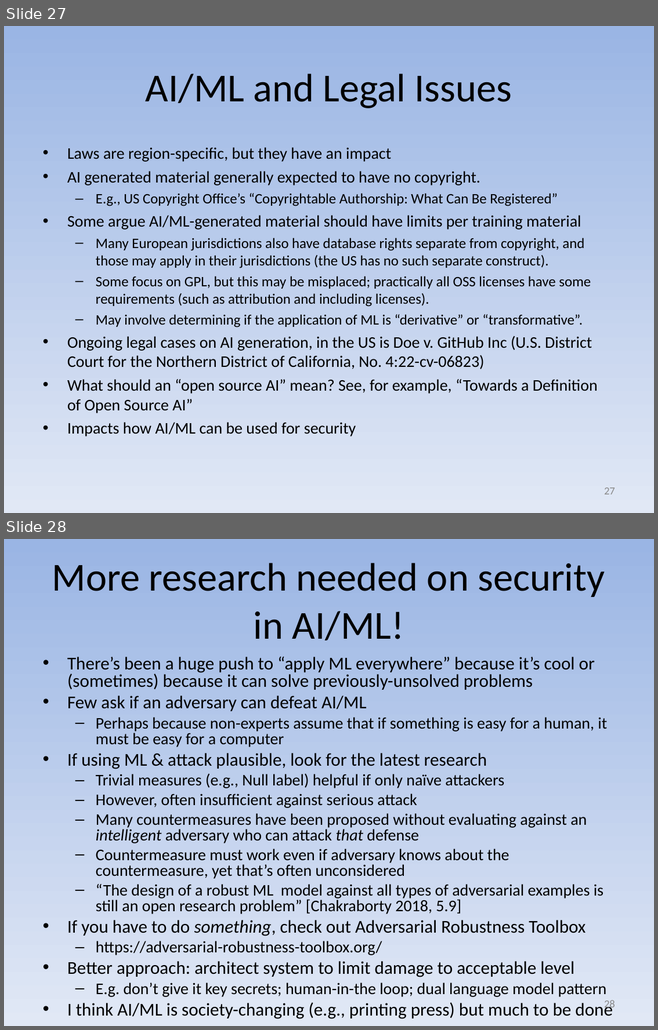
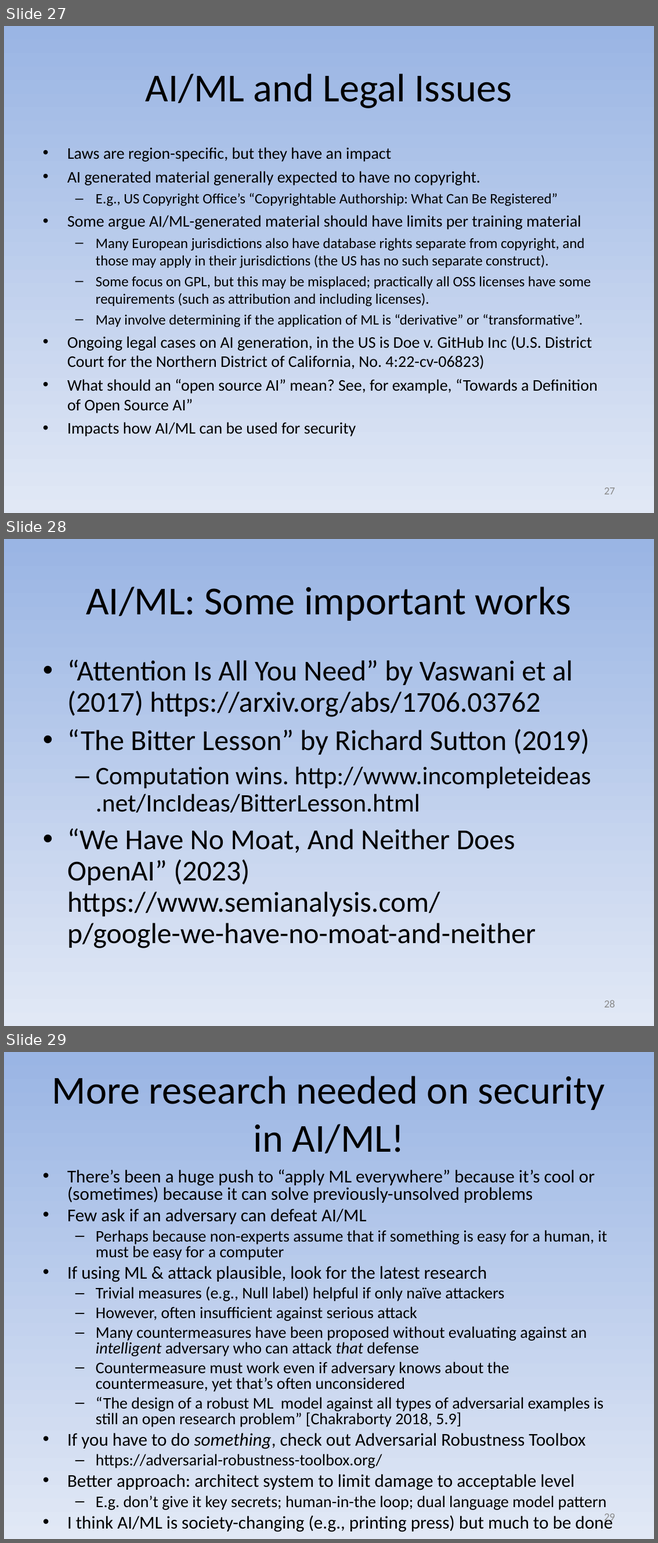
Before and after one commit to david-a-wheeler/david-a-wheeler.github.io, a slide deck: secure-class/presentations/AI-ML-Security.ppt. Shown one above the other, each under a label of ours: slides 27 and 28 before the commit, slides 27, 28 and 29 after it. The pictures are 658x1030 and 658x1543 pixels, drawn with LibreOffice and Linux fonts; fonts in the diff are those of the drawing. Boxes give left, top, right and bottom in pixels: in the first picture for what was removed or moved away, otherwise in the second. Text is boxed around its words. In the diff, an @@ line names an element or a change of style, - is before the commit and + after.

Commit message:
AI/ML slides: Add bitter lesson, no moat

```diff
--- a/secure-class/presentations/AI-ML-Security.ppt
+++ b/secure-class/presentations/AI-ML-Security.ppt
@@ slide 28 added at <box>4,539,654,1026</box>, background gradient #9AB5E4 to #E1E8F5 @@
@@ title added at <box>86,587,571,621</box>, 44 pt, text #000000 @@
+AI/ML: Some important works
@@ text added at <box>67,660,591,948</box>, 32 pt, text #000000 @@
+• “Attention Is All You Need” by Vaswani et al (2017) https://arxiv.org/abs/1706.03762
+• “The Bitter Lesson” by Richard Sutton (2019)
+  – Computation wins. http://www.incompleteideas
+    .net/IncIdeas/BitterLesson.html
+• “We Have No Moat, And Neither Does OpenAI” (2023) https://www.semianalysis.com/
+  p/google-we-have-no-moat-and-neither
@@ page number added at <box>604,1000,615,1008</box>, 12 pt, text #898989 @@
+28
@@ what was slide 28 is now slide 29 @@
@@ page number at <box>604,1514,615,1524</box>: text changed @@
-28
+29
```
Also in this commit, not shown: 4 slides changed.
